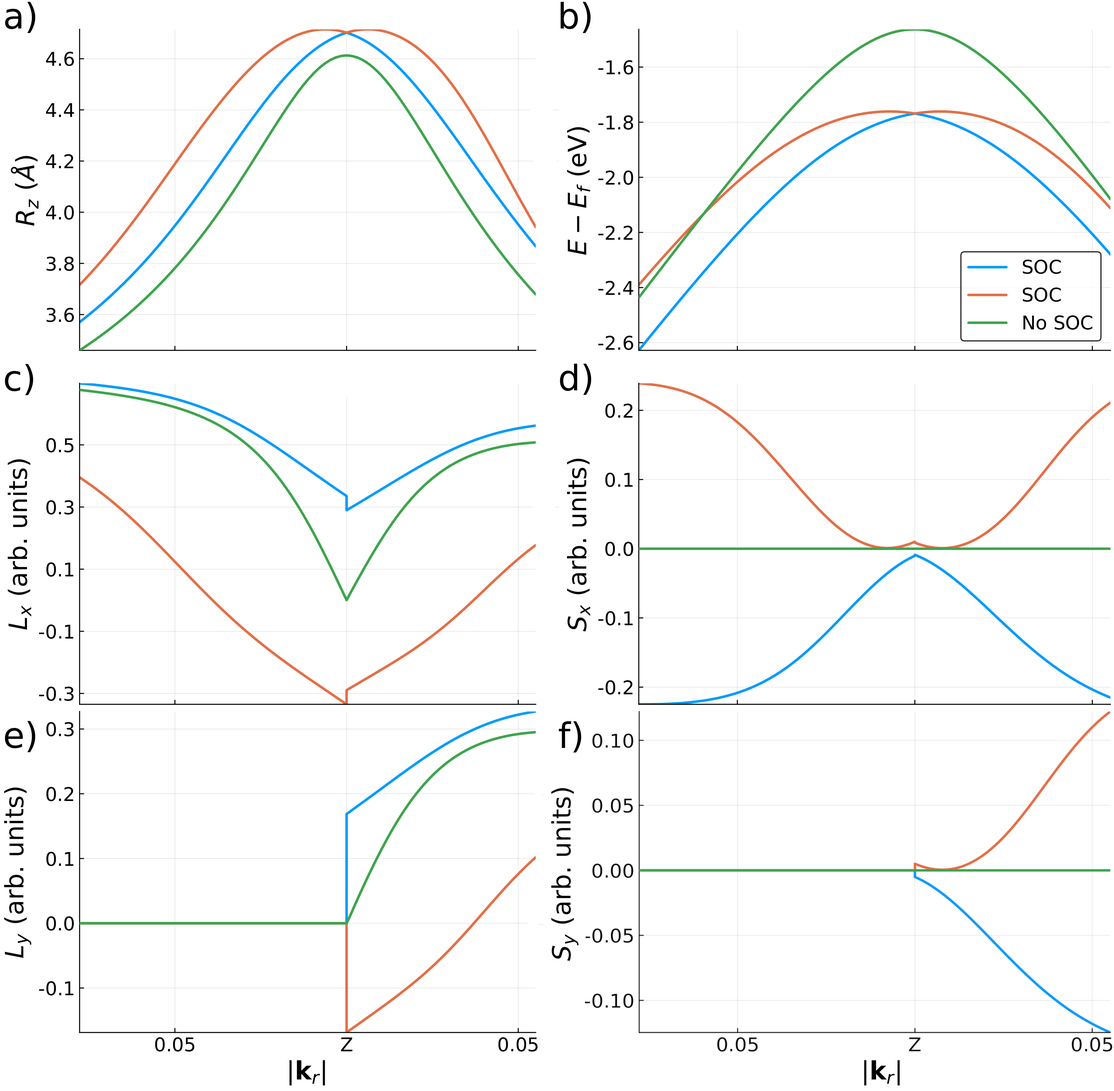
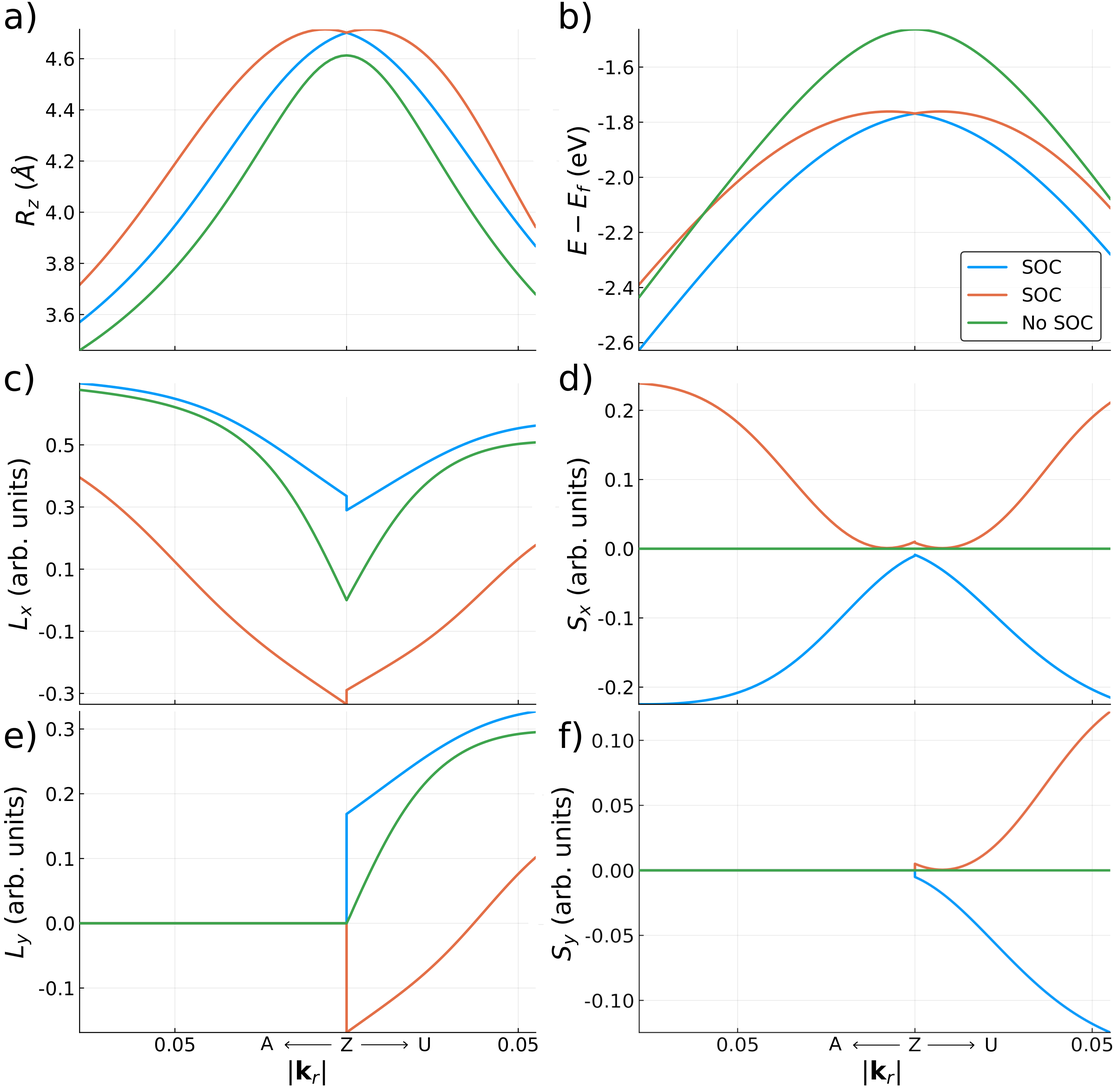
Layer changes from the first 1114 x 1091 image to the second:
painted on "OAMvsK2.png" over [260, 1036, 997, 1052]
